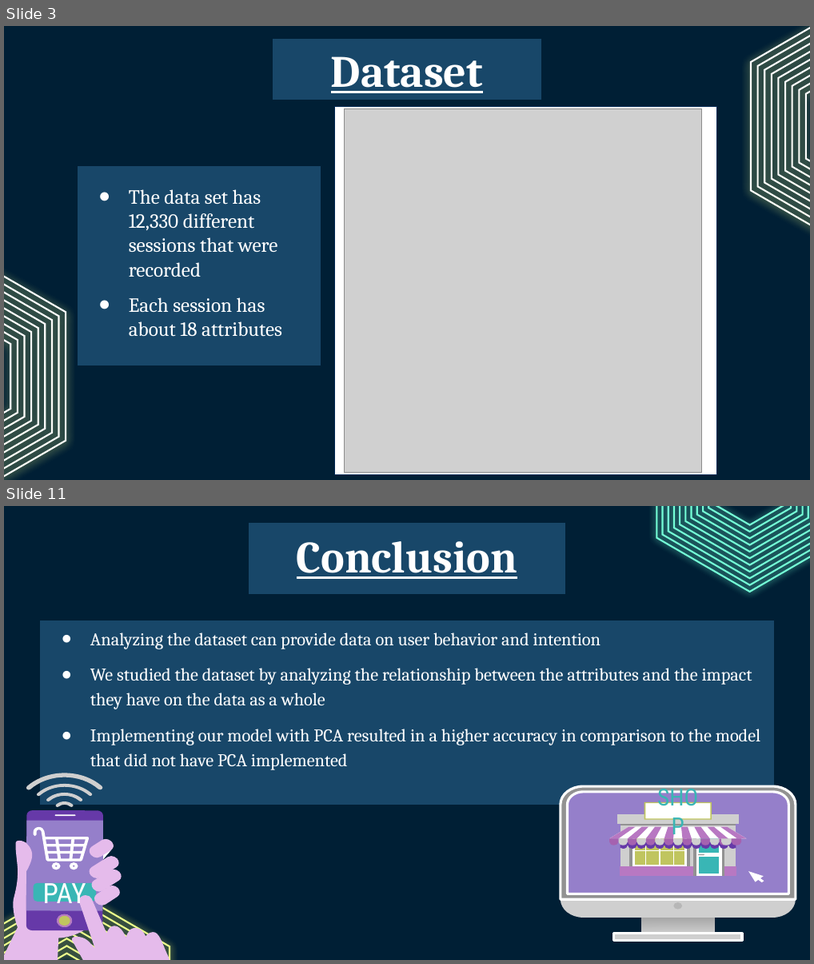
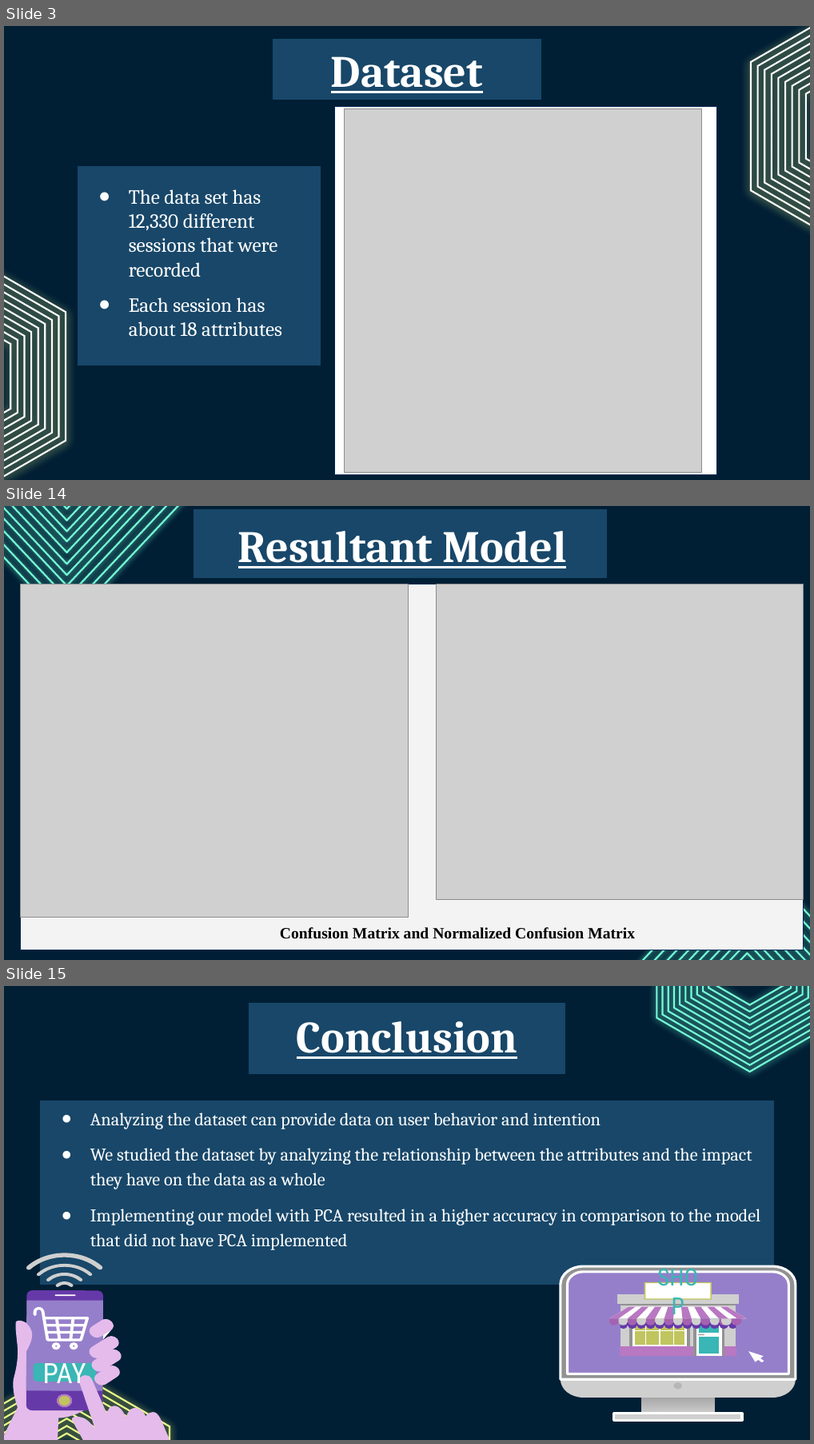
Before and after one commit to isaac-co/online-shopper-intention, a slide deck: CECS456_Group3_Online_Shoppers_Intention.pptx. Shown one above the other, each under a label of ours: slides 3 and 11 before the commit, slides 3, 14 and 15 after it; the slides between them are not shown. The pictures are 814x964 and 814x1444 pixels, drawn with LibreOffice and Linux fonts; fonts in the diff are those of the drawing; grey boxes stand for pictures. Boxes give left, top, right and bottom in pixels: in the first picture for what was removed or moved away, otherwise in the second. Text is boxed around its words. In the diff, an @@ line names an element or a change of style, - is before the commit and + after.

```diff
--- a/CECS456_Group3_Online_Shoppers_Intention.pptx
+++ b/CECS456_Group3_Online_Shoppers_Intention.pptx
@@ slide 14 added at [4,506,810,960], background #001F35 @@
@@ group added at [4,506,239,624]: 11 freeform shapes @@
@@ rectangle added at [194,509,608,579], fill #184769, outline #001F35 0.75 pt @@
@@ title added at [238,531,567,568], 40 pt, text #FFFFFF, bold, underline @@
+Resultant Model
@@ rectangle added at [20,584,803,949], fill #F3F3F3, outline #012853 0.75 pt @@
@@ picture added at [20,584,409,917] @@
@@ picture added at [436,584,804,900] @@
@@ text added at [280,927,635,939], 14 pt, text #000000, bold @@
+Confusion Matrix and Normalized Confusion Matrix
@@ group added at [574,848,810,960]: 10 freeform shapes @@
@@ what was slide 11 is now slide 15 @@
```
Also in this commit, not shown: 6 slides changed, 4 other slides added, 1 slide removed, 1 other file.
